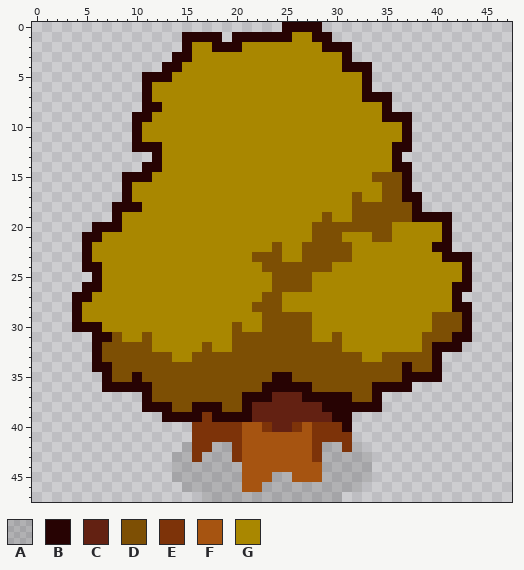
Pixel-art sprite -- Roguelike_unity/Assets/Art/Environment/Tree.png. The first picture shows the starting point.
The file is 48x48 pixels. Colours within 5 levels of each other are drawn and written as one.
Palette (. is transparent): A #00000023  B #270303  C #632112  D #7d4f04  E #7d3309  F #a65411  G #a98700
New version:
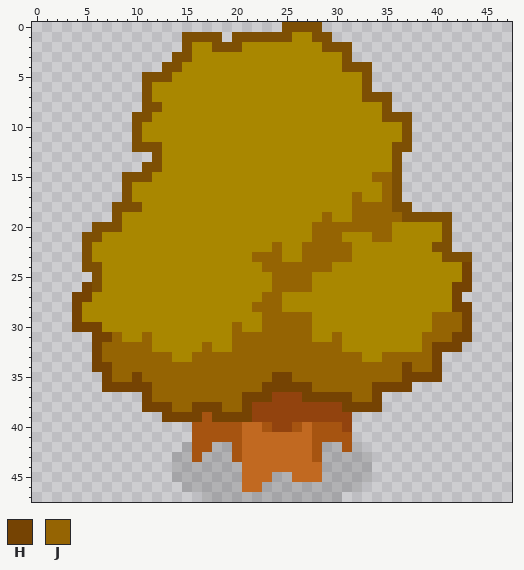
Colours new in this view: H #754303  J #956403
What changed:
colour C: #632112 -> #92430e
colour E: #7d3309 -> #a65411
colour F: #a65411 -> #c16921
y 0: x 25..28 BBBB -> DDDD
y 1: x 15..18 BBBB -> DDDD; x 20..25 BBBBBB -> DDDDDD; x 28..29 BB -> DD
y 2: x 15 B -> D; x 18..20 BBB -> DDD; x 29..31 BBB -> DDD
y 3: x 14..15 BB -> DD; x 31 B -> D
y 4: x 13..14 BB -> DD; x 31..33 BBB -> DDD
y 5: x 11..13 BBB -> DDD; x 33 B -> D
y 6: x 11 B -> D; x 33 B -> D
y 7: x 11 B -> D; x 33..35 BBB -> DDD
y 8: x 11..12 BB -> DD; x 35 B -> D
y 9: x 10..11 BB -> DD; x 35..37 BBB -> DDD
y 10..11: x 10 B -> D; x 37 B -> D
y 12: x 10..12 BBB -> DDD; x 36..37 BB -> DD
y 13: x 12 B -> D; x 36 B -> D
y 14: x 11..12 BB -> DD; x 36..37 BB -> D.
y 15: x 9..11 BBB -> DDD; x 34..35 DD -> JJ; x 37 B -> .
y 16: x 9 B -> D; x 35 D -> J; x 37 B -> .
y 17: x 9 B -> D; x 32 D -> J; x 35 D -> J; x 37..38 BB -> ..
y 18: x 8..10 BBB -> DDD; x 32..35 DDDD -> JJJJ; x 38 B -> .
y 19: x 8 B -> D; x 29 D -> J; x 32..36 DDDDD -> JJJJJ; x 38..41 BBBB -> DDDD
y 20: x 6..8 BBB -> DDD; x 28..35 DDDDDDDD -> JJJJJJJJ; x 41 B -> D
y 21: x 5..6 BB -> DD; x 28..30 DDD -> JJJ; x 34..35 DD -> JJ; x 41 B -> D
y 22: x 5 B -> D; x 24 D -> J; x 27..31 DDDDD -> JJJJJ; x 40..41 BB -> DD
y 23: x 5 B -> D; x 22..24 DDD -> JJJ; x 27..31 DDDDD -> JJJJJ; x 41..43 BBB -> DDD
y 24: x 5..6 BB -> DD; x 23..29 DDDDDDD -> JJJJJJJ; x 43 B -> H
y 25: x 6 B -> D; x 24..27 DDDD -> JJJJ; x 43 B -> H
y 26: x 5..6 BB -> HD; x 24..27 DDDD -> JJJJ; x 42..43 BB -> HH
y 27: x 4..5 BB -> HH; x 23..24 DD -> JJ; x 42 B -> H
y 28: x 4 B -> H; x 22..24 DDD -> JJJ; x 42..43 BB -> HH
y 29: x 4 B -> H; x 23..27 DDDDD -> JJJJJ; x 40..43 DDDB -> JJJH
y 30: x 4..6 BBB -> HHH; x 20 D -> J; x 23..27 DDDDD -> JJJJJ; x 40..43 DDDB -> JJJH
y 31: x 6..8 BBD -> HHJ; x 11 D -> J; x 20..27 DDDDDDDD -> JJJJJJJJ; x 30 D -> J; x 39..43 DDDBB -> JJJHH
y 32: x 6..11 BDDDDD -> HJJJJJ; x 17 D -> J; x 20..30 DDDDDDDDDDD -> JJJJJJJJJJJ; x 39..42 DBBB -> JHHH
y 33: x 6..13 BDDDDDDD -> HJJJJJJJ; x 16..32 DDDDDDDDDDDDDDDDD -> JJJJJJJJJJJJJJJJJ; x 35..40 DDDDDB -> JJJJJH
y 34: x 6..40 BBDDDDDDDDDDDDDDDDDDDDDDDDDDDDDBDDB -> HHJJJJJJJJJJJJJJJJJJJJJJJJJJJJJHJJH
y 35: x 7..40 BDDBDDDDDDDDDDDDDBBDDDDDDDDDDDBBBB -> HJJHJJJJJJJJJJJJJHHJJJJJJJJJJJHHHH
y 36: x 7..37 BBBBBDDDDDDDDDDDBBBBBDDDDDDBBBB -> HHHHHJJJJJJJJJJJHHHHHJJJJJJHHHH
y 37: x 11..23 BDDDDDDDDDBBB -> HJJJJJJJJJHHH; x 27..34 BBBBBDDB -> HHHHHJJH
y 38: x 11..21 BBBDDBBBDDB -> HHHJJHHHJJH; x 29..34 BBBBBB -> CCHHHH
y 39: x 13..16 BBBB -> HHHH; x 18..21 BBBB -> HHHH; x 30..31 BB -> CC
y 40: x 31 B -> C
Changed places in both pictures, as pixel boxes (x1, y1, x2, y2):
changed: (72, 22, 472, 492)
